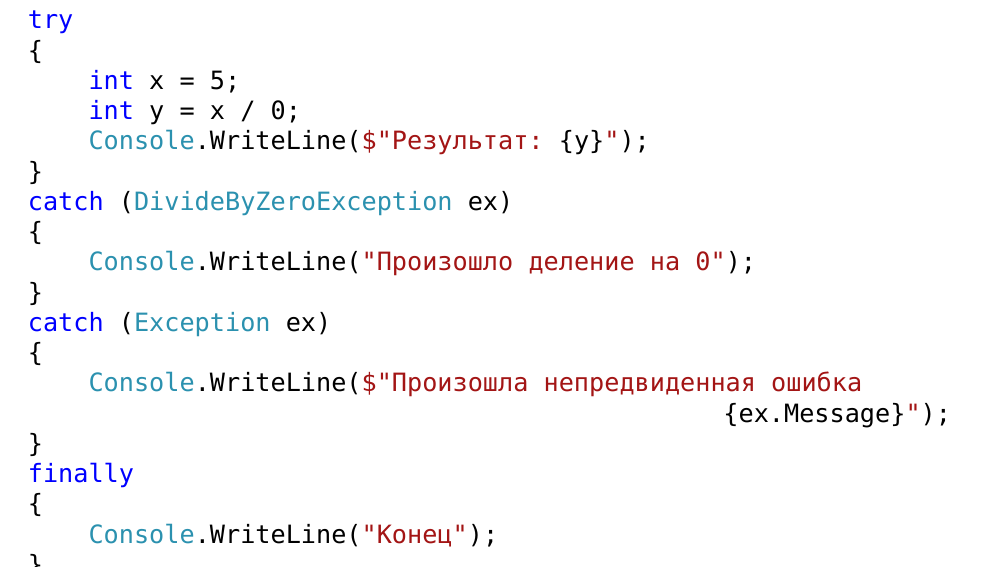
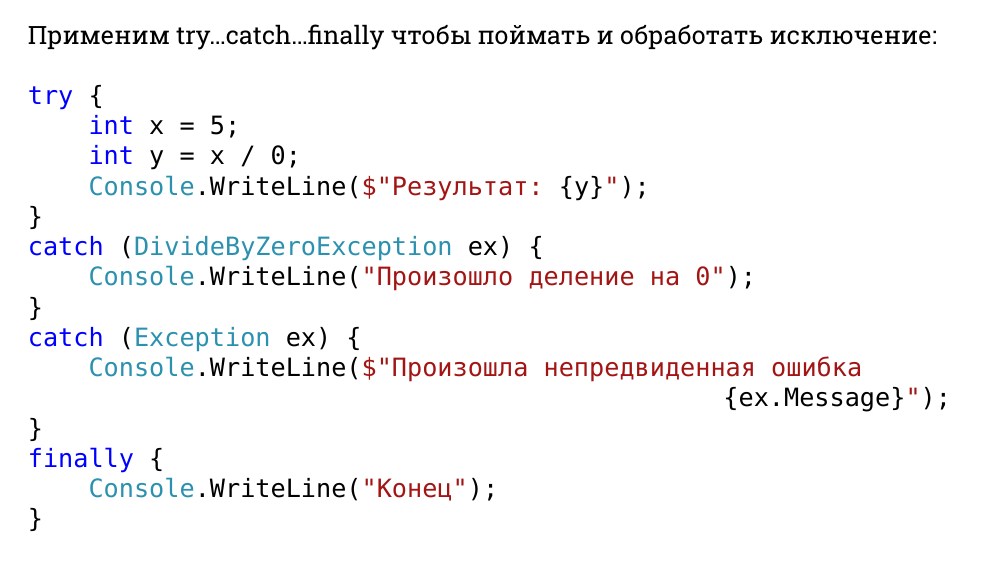
Before and after one commit to DaniilKlyukin/ITiP-2, a slide deck: slide 6 of Лекции/ИТиП 2 лек 4.pptx (slide 19 before the commit). Drawn at 1008x567 pixels with LibreOffice and Linux fonts; fonts in the diff are those of the drawing. Boxes give left, top, right and bottom in pixels: in the first picture for what was removed or moved away, otherwise in the second. Text is boxed around its words. In the diff, an @@ line names an element or a change of style, - is before the commit and + after.

```diff
--- a/Лекции/ИТиП 2 лек 4.pptx
+++ b/Лекции/ИТиП 2 лек 4.pptx
@@ text at [28, 24, 937, 110]: text changed; font DejaVu Sans Mono to Roboto Slab; text colour #0000FF to #000000 @@
-try
-{
+Применим try…catch…finally чтобы поймать и обработать исключение:
+try {
@@ text at [28, 236, 514, 261]: text changed @@
-catch (DivideByZeroException ex)
-{
+catch (DivideByZeroException ex) {
@@ text at [28, 327, 332, 352]: text changed @@
-catch (Exception ex)
-{
+catch (Exception ex) {
@@ text at [28, 447, 134, 473]: text changed @@
-finally
-{
+finally {
```
Also in this commit, not shown: 47 other slides changed, 20 slides added, 1 slide removed.
